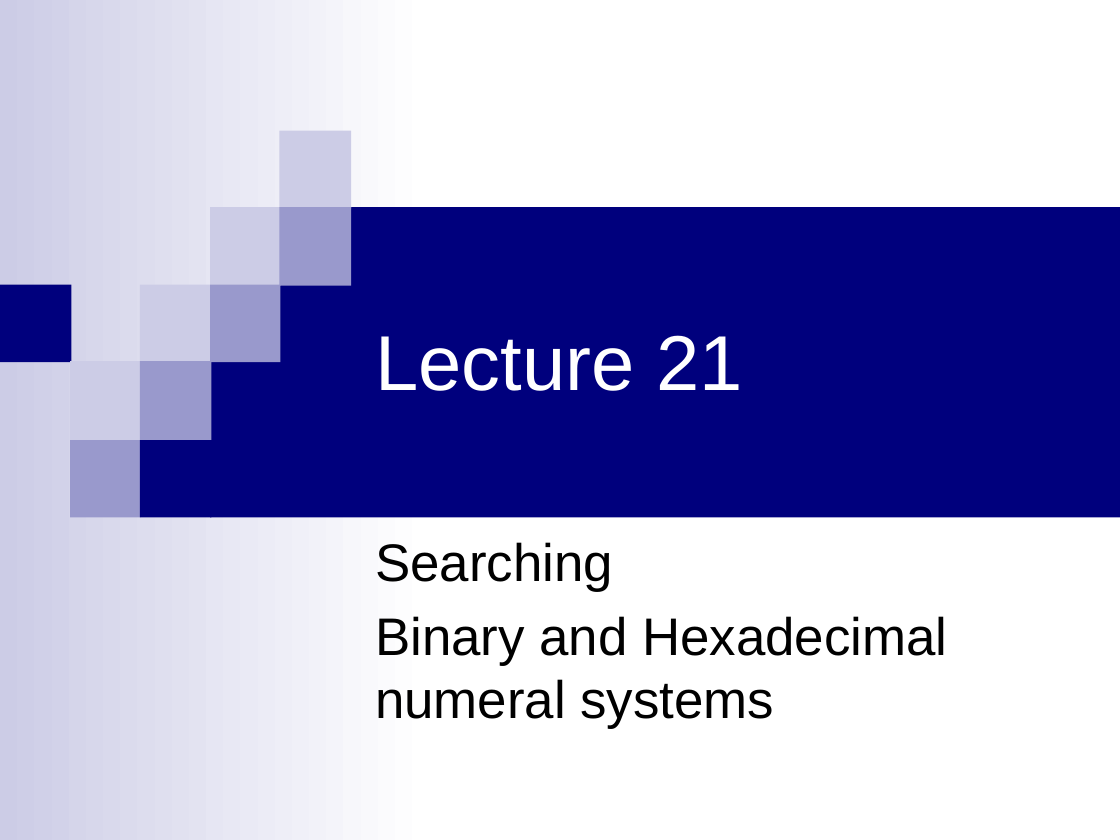
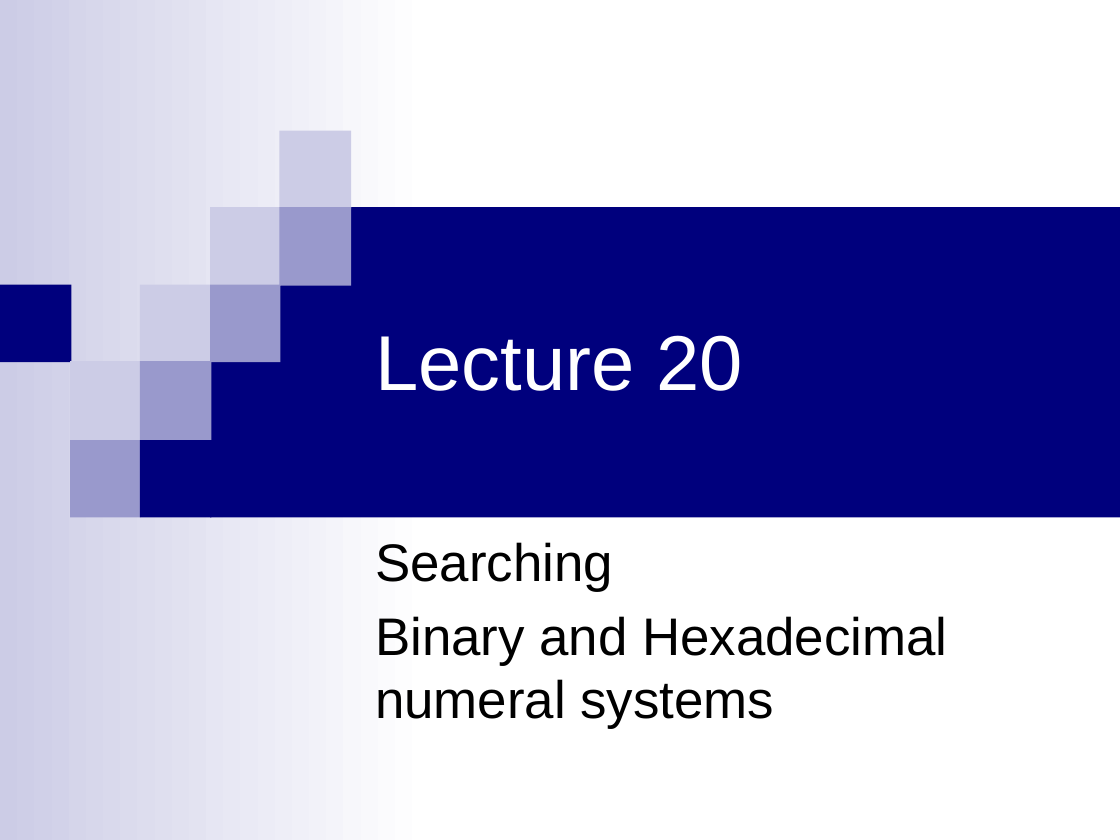
Before and after one commit to basilsmith/WIUT, a slide deck: slide 1 of FunPro/C#/Lectures/lecture20.pptx. Drawn at 1120x840 pixels with LibreOffice and Linux fonts; fonts in the diff are those of the drawing; background and template pictures are left out. Boxes give left, top, right and bottom in pixels: in the first picture for what was removed or moved away, otherwise in the second. Text is boxed around its words. In the diff, an @@ line names an element or a change of style, - is before the commit and + after.

```diff
--- a/FunPro/C#/Lectures/lecture20.pptx
+++ b/FunPro/C#/Lectures/lecture20.pptx
@@ title at <box>375,335,742,391</box>: text changed @@
-Lecture 21
+Lecture 20
```
Also in this commit, not shown: 1 other file.
